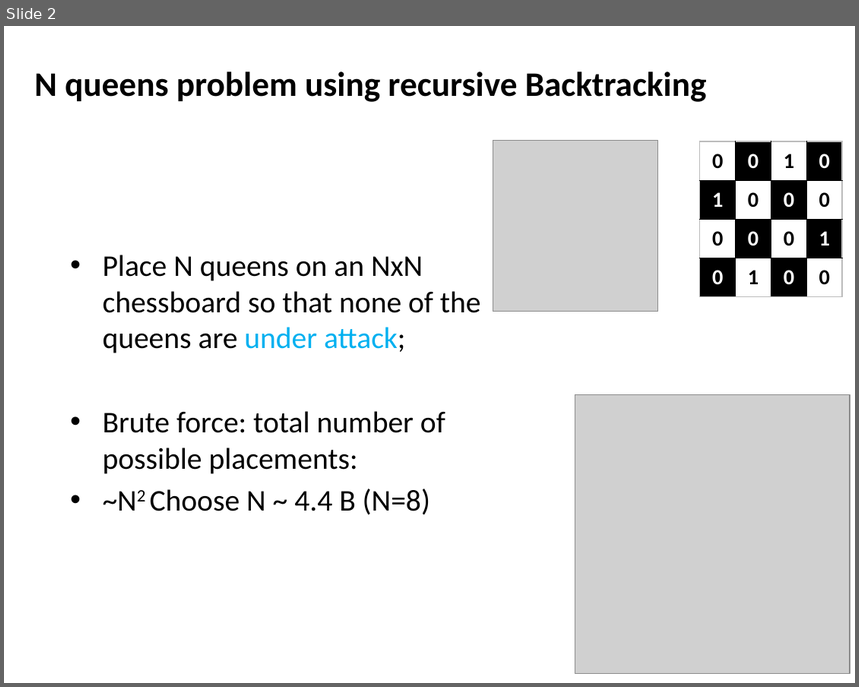
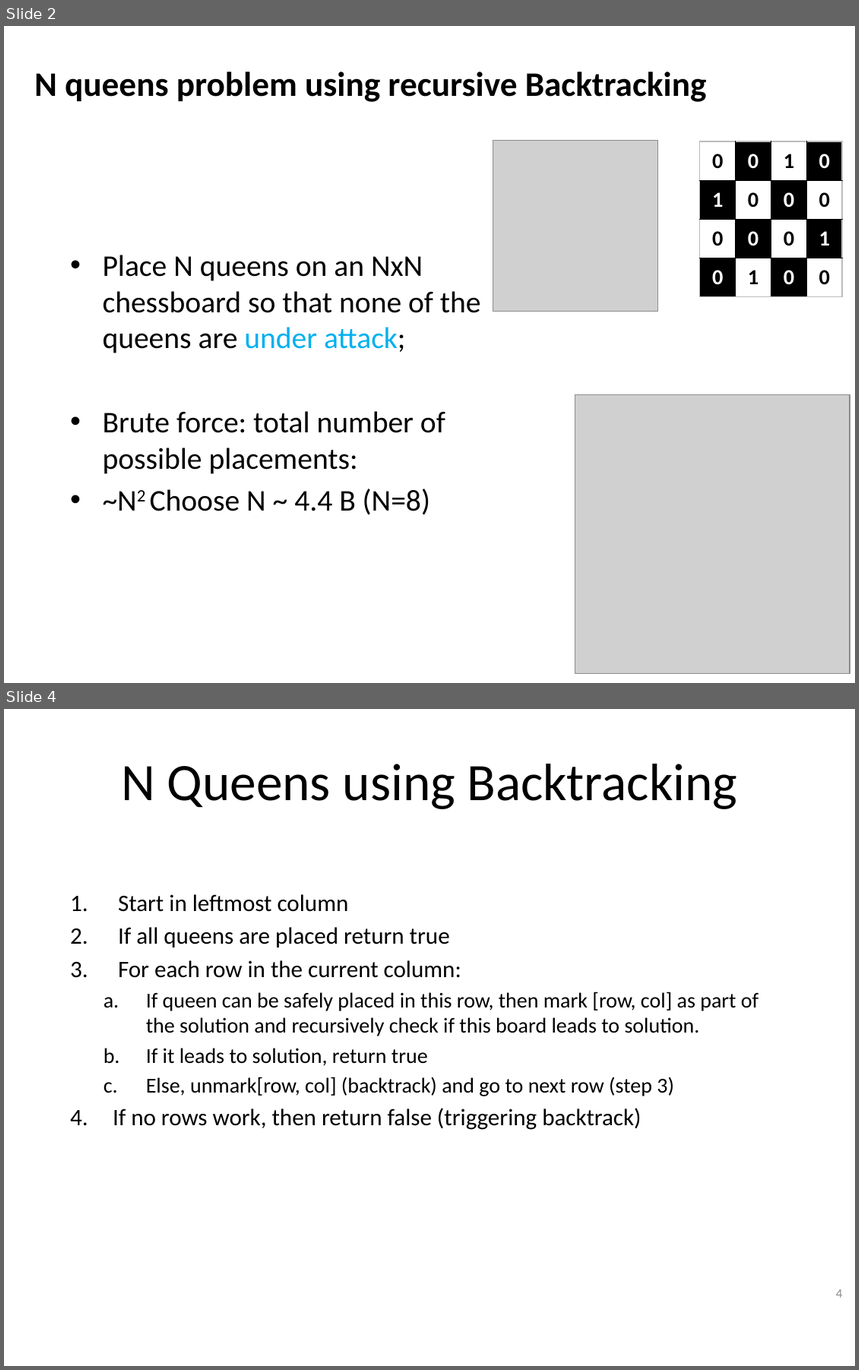
Before and after one commit to ubhowmik/ECE220, a slide deck: Lecture#15/Lecture_15_presentationC.pptx. Shown one above the other, each under a label of ours: slide 2 before the commit, slides 2 and 4 after it; the slides between them are not shown. The pictures are 859x687 and 859x1370 pixels, drawn with LibreOffice and Linux fonts; fonts in the diff are those of the drawing; grey boxes stand for pictures; background and template pictures are left out. Boxes give left, top, right and bottom in pixels: in the first picture for what was removed or moved away, otherwise in the second. Text is boxed around its words. In the diff, an @@ line names an element or a change of style, - is before the commit and + after.

```diff
--- a/Lecture#15/Lecture_15_presentationC.pptx
+++ b/Lecture#15/Lecture_15_presentationC.pptx
@@ slide 4 added at bbox=[4, 709, 855, 1366], background #FFFFFF @@
@@ title added at bbox=[121, 764, 738, 809], 49 pt, text #000000 @@
+N Queens using Backtracking
@@ text added at bbox=[113, 894, 759, 1130], 19.8 pt, text #000000 @@
+1. Start in leftmost column
+2. If all queens are placed return true
+3. For each row in the current column:
+  a. If queen can be safely placed in this row, then mark [row, col] as part of the solution and recursively check if this board leads to solution.
+  b. If it leads to solution, return true
+  c. Else, unmark[row, col] (backtrack) and go to next row (step 3)
+4. If no rows work, then return false (triggering backtrack)
@@ page number added at bbox=[836, 1290, 843, 1298], 12 pt, text #8C8C8C @@
+4
```
Also in this commit, not shown: 1 other slide added, 1 slide removed, 1 other file.
